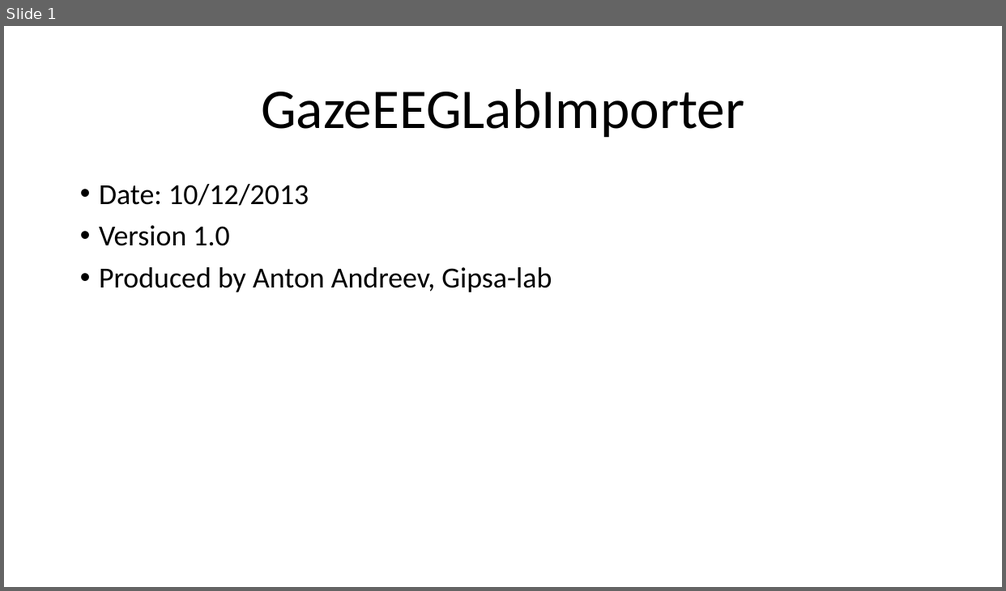
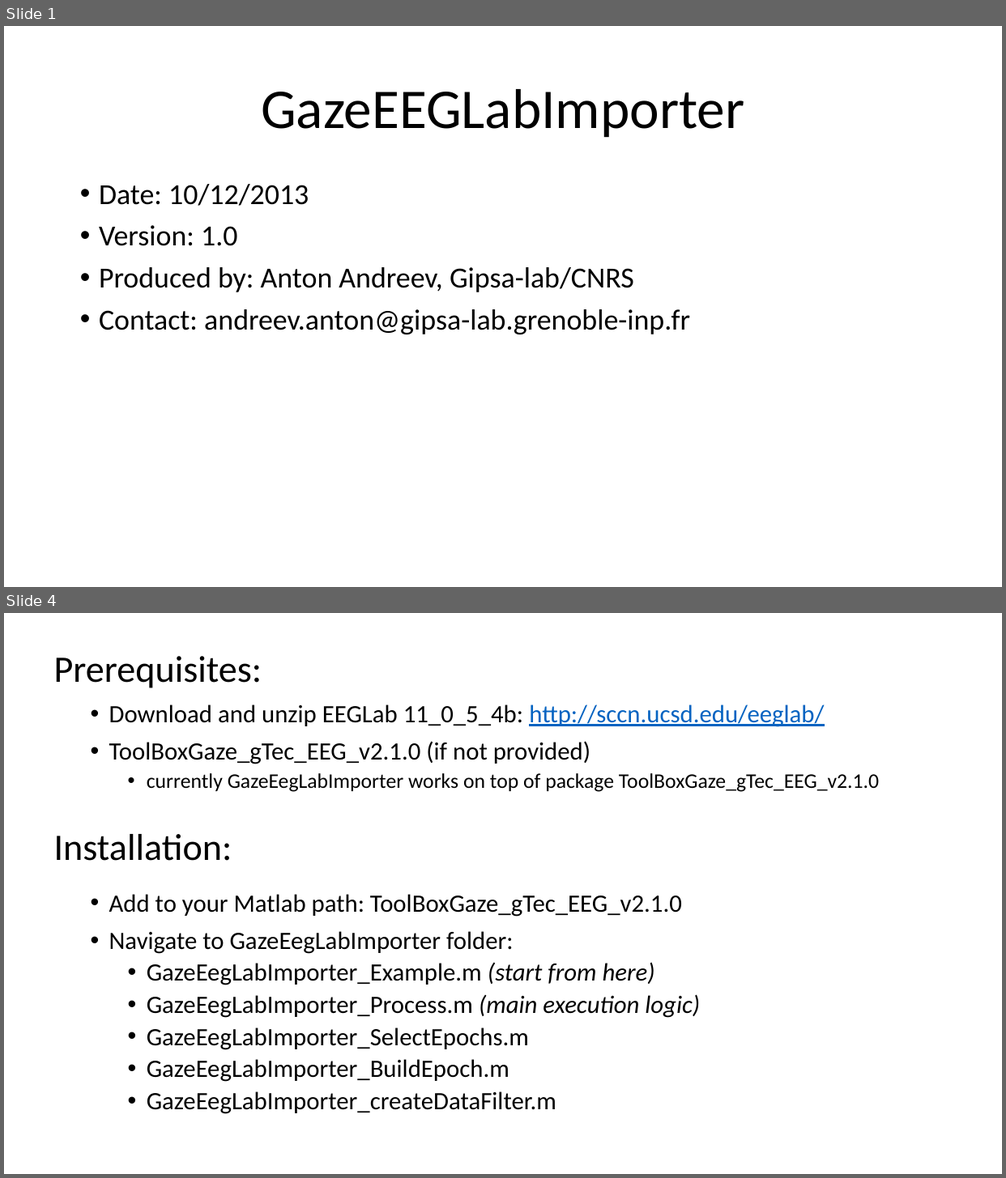
Before and after one commit to sssandyad/adastra, a slide deck: src_matlab/GazeEegLabImporter/docs/GazeEegLabImporter.pptx. Shown one above the other, each under a label of ours: slide 1 before the commit, slides 1 and 4 after it; the slides between them are not shown. The pictures are 1006x591 and 1006x1178 pixels, drawn with LibreOffice and Linux fonts; fonts in the diff are those of the drawing. Boxes give left, top, right and bottom in pixels: in the first picture for what was removed or moved away, otherwise in the second. Text is boxed around its words. In the diff, an @@ line names an element or a change of style, - is before the commit and + after.

```diff
--- a/src_matlab/GazeEegLabImporter/docs/GazeEegLabImporter.pptx
+++ b/src_matlab/GazeEegLabImporter/docs/GazeEegLabImporter.pptx
@@ slide 4 added at bbox=[4, 613, 1002, 1174], background #FFFFFF @@
@@ text added at bbox=[54, 656, 262, 688], 36 pt, text #000000 @@
+Prerequisites:
@@ text added at bbox=[109, 705, 879, 792], 24 pt, text #000000 @@
+• Download and unzip EEGLab 11_0_5_4b: http://sccn.ucsd.edu/eeglab/
+• ToolBoxGaze_gTec_EEG_v2.1.0 (if not provided)
+  • currently GazeEegLabImporter works on top of package ToolBoxGaze_gTec_EEG_v2.1.0
@@ text added at bbox=[54, 834, 232, 861], 36 pt, text #000000 @@
+Installation:
@@ text added at bbox=[109, 894, 700, 1114], 24 pt, text #000000 @@
+• Add to your Matlab path: ToolBoxGaze_gTec_EEG_v2.1.0
+• Navigate to GazeEegLabImporter folder:
+  • GazeEegLabImporter_Example.m (start from here)
+  • GazeEegLabImporter_Process.m (main execution logic)
+  • GazeEegLabImporter_SelectEpochs.m
+  • GazeEegLabImporter_BuildEpoch.m
+  • GazeEegLabImporter_createDataFilter.m
@@ slide 1 changed as well @@
@@ text at bbox=[99, 225, 690, 335]: text changed @@
-• Version 1.0
-• Produced by Anton Andreev, Gipsa-lab
+• Version: 1.0
+• Produced by: Anton Andreev, Gipsa-lab/CNRS
+• Contact: andreev.anton@gipsa-lab.grenoble-inp.fr
```
Also in this commit, not shown: 2 other slides changed, 1 other slide added, 2 other files.
